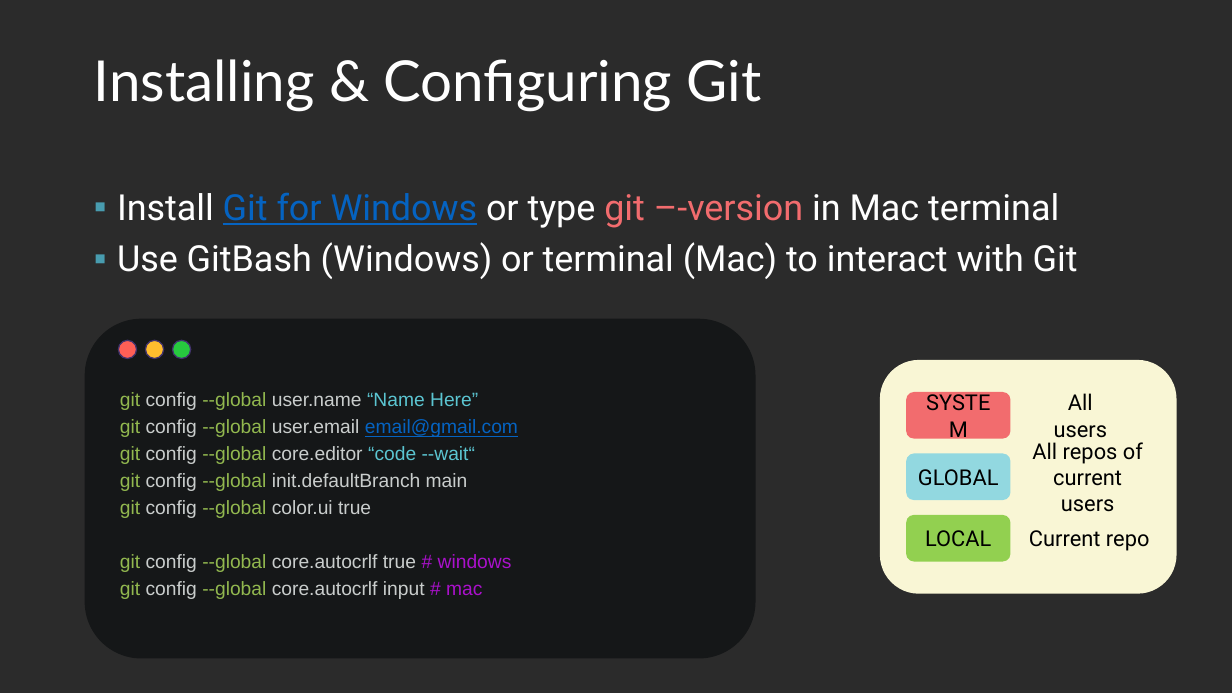
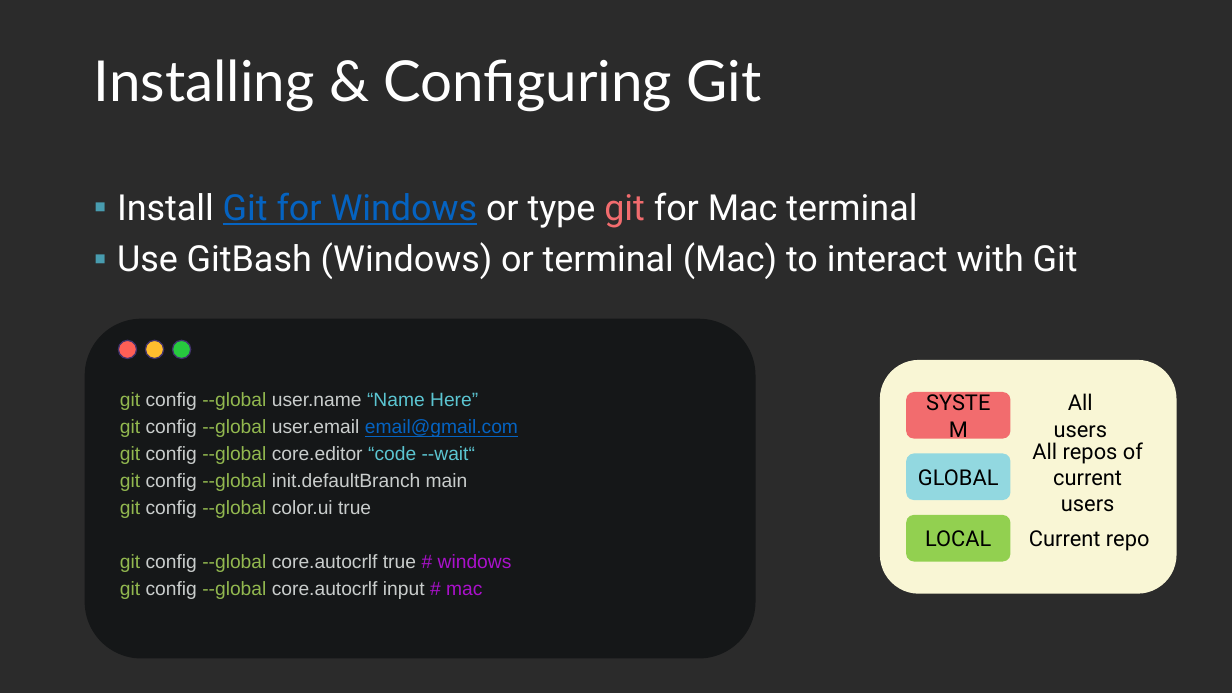
Before and after one commit to Light2Dark/git_tutorial, a slide deck: slide 4 of Git and Github.pptx (slide 5 before the commit). Drawn at 1232x693 pixels with LibreOffice and Linux fonts; fonts in the diff are those of the drawing; background and template pictures are left out; a plain dark background stands for a picture behind light text. Boxes give left, top, right and bottom in pixels: in the first picture for what was removed or moved away, otherwise in the second. Text is boxed around its words. In the diff, an @@ line names an element or a change of style, - is before the commit and + after.

```diff
--- a/Git and Github.pptx
+++ b/Git and Github.pptx
@@ text at bbox=[117, 192, 917, 228]: text changed @@
-▪ Install Git for Windows or type git –-version in Mac terminal
+▪ Install Git for Windows or type git for Mac terminal
```
Also in this commit, not shown: 13 other slides changed, 4 slides added, 3 slides removed.
